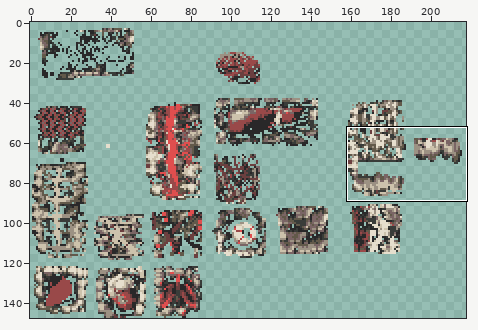
Two versions of one sprite sheet, Assets/Sprite/organs.png. Above: a wide view before the commit, with the close-up outlined.
Close-up. Before the edit:
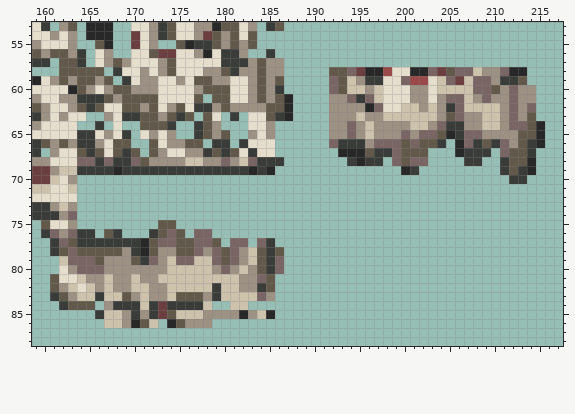
The file is 218x148 pixels. Shown: x 159..217, y 53..88.
Now the later version:
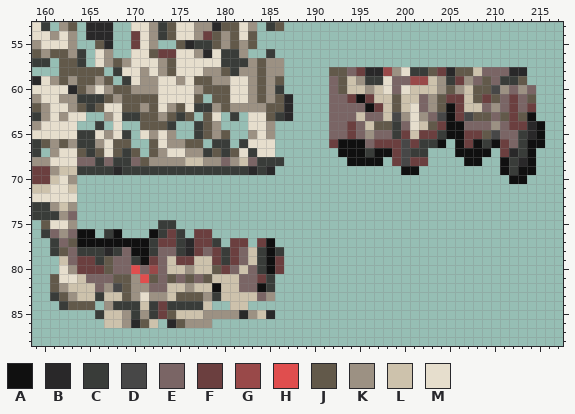
Palette (. is transparent): A #101010  B #292829  C #393c39  D #474747  E #7a6565  F #6b3f3f  G #994949  H #e04e4e  J #62594a  K #9c9183  L #cdc2ac  M #e6decd
From old to new:
@@ x 190..217 @@
 57 ............................
-58 ..JJEFBBGMMBBEFJEELKKEBB....
-59 ..EJLKCCMMEGGMLEFLEEKCCJ....
-60 ..EJLLKLMMMKKMLLLLEEJKEKK...
-61 ..KKECELMMMKKMKEELKEKKEKK...
-62 ..KKKKBEMMLLKLKCELLLLKEKE...
-63 ..KKKLKKLLLLLLKJEKKLLKEKJ...
-64 ..KKEKLKKKKLLKECCKKLLKEEJB..
-65 ..KKEKLKKKEKEEJBCEEKKKKJJB..
-66 ..ECCCKEEEJEJJC.BECJCEKJCB..
-67 ...BBBJCCEJJJ...BCCC.EJJC...
-68 ....CBCC.EJEE....CC..CJJB...
-69 ..........BC.........CJCB...
-70 ......................CC....
+58 ..JJEFBBGKMCCJFBJJLEEEBB....
+59 ..EJLKCCMEEGGLKCFKEJECCJ....
+60 ..EJLLKLMEMLLLKJKLJJDKEKE...
+61 ..EEFAFLLJLLEKJFFLJFJEFEJ...
+62 ..EEEEAFLJLMEKJAFLLEKEFEF...
+63 ..EEELEELDKMKEDAFDJJEJFJA...
+64 ..EEFELJJCEMLJFAAEEEKEFFBA..
+65 ..EEFEKEECFLFFCAAFFJDEECBA..
+66 ..FAAAEFFFDFCCA.AFACAFECAA..
+67 ...AAACAAFDCC...AAAA.FBCA...
+68 ....AAAA.FDFF....AA..ACBA...
+69 ..........AA.........ACAA...
+70 ......................AA....
 71 ............................
@@ x 162..188 @@
 74 KE.........................
-75 MK.........JJ..............
-76 KECC.JC...CJEJ.EE..........
-77 EJCCCCCCCBJEEJJEEJ.EE.EC...
-78 JEJJJJJKCBJKKJJEKEJEKLJCJ..
-79 LEEEJKKKJCEKLEELLEJEKLJCE..
-80 MKEEEKKKKKKKLLLLLKEKLKJCE..
-81 MMLKKLKKLKKLLLLLLLLLKKEJ...
-82 KLMLKLKKLLKKLLLLLCLLKKCJ...
-83 JKLLCLLJKLKKLJJJKCLLLLEK...
+75 MK.........CC..............
+76 KEAA.CA...ACFC.FF..........
+77 EJAAAAAAAACFFCBFFC.FF.FA...
+78 JECCCBCEAACEECBFEFCFELCAC..
+79 LEFFCJEECAFELFFLLFCFELCAF..
+80 MKFFFJEEHEGELLKLLJFELECAF..
+81 MMLEEEJJKHJEJEJEJLLLEEFC...
+82 KLLLEKDJKKEELLKLLALLEEAC...
+83 JKLLCLLJKMKKLJJJKCLLLLEK...
 84 CJJJ.KCCCLCFCCCCL..LL......
Where, in picture pixels (left, top, right, bottom), the same in both close-ups:
changed: (329, 67, 545, 184)
changed: (77, 220, 284, 301)
